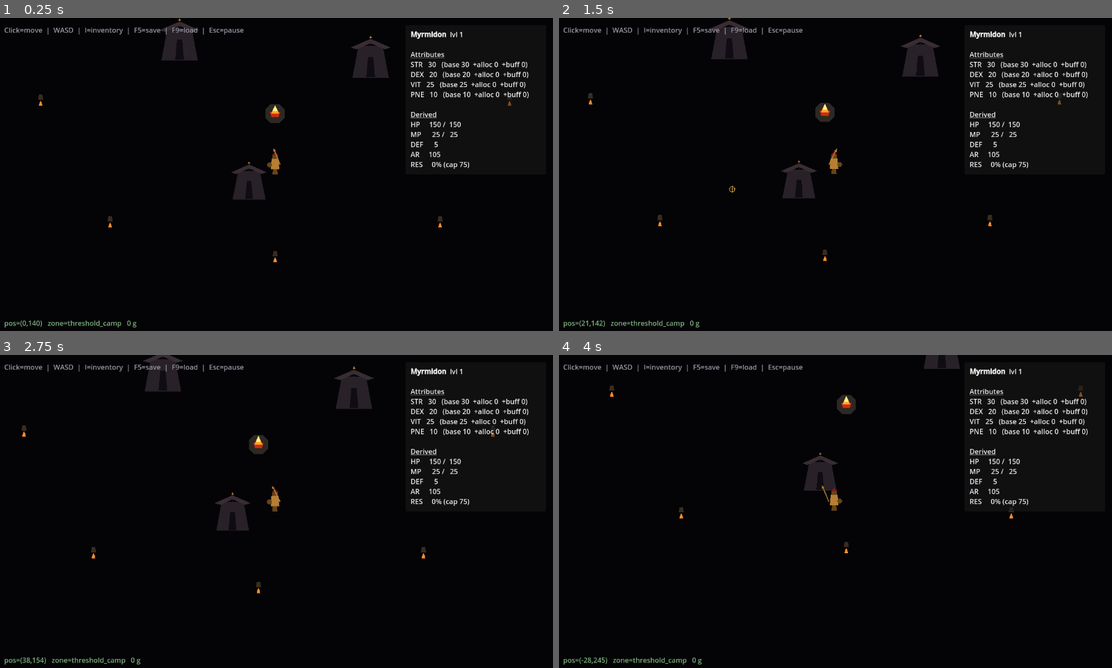
Above: before the commit, frames 1-4 (two rows, left to right).
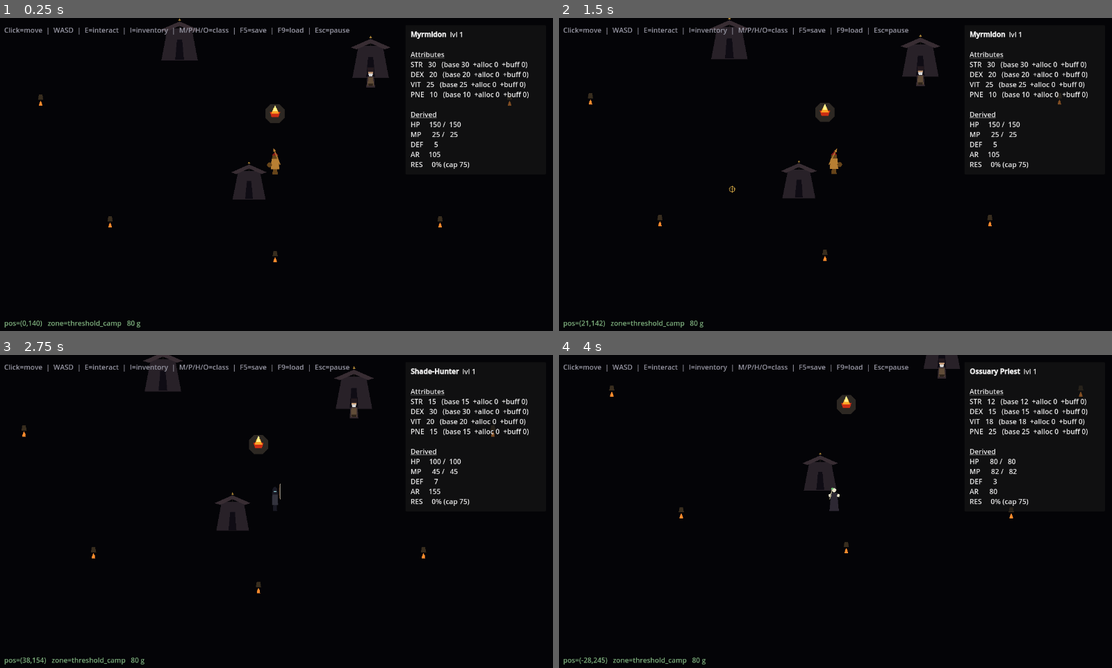
Above: after the commit, the same moments.

Repository: GhrammR/Erebus-Forsaken
Game: Godot game, scene res://test/town_workbench.tscn
The game is run twice, just before and just after one commit, with the same random seed, the same clock (stepped at 60 frames per second) and the same inputs. This scene is started directly instead of the project's main scene.
Inputs (mouse positions are in pixels of both pictures, inside the frame that each line leads up to):
- Up to frame 1 (0.25 s): no input
- Up to frame 2 (1.5 s): tap Enter at 0.5 s; move the mouse to (957, 158) at 0.52 s; hold D (move_right) 0.53-1.25 s; tap E at 0.6 s; click (957, 158) at 0.67 s; tap Space at 0.77 s; tap M at 0.8 s; drag from (724, 190) to (835, 165) at 1.27 s
- Up to frame 3 (2.75 s): move the mouse to (331, 442) at 2.02 s; hold D (move_right) from 2.03 s (still down); tap P at 2.1 s; click (331, 442) at 2.17 s; tap H at 2.3 s
- Up to frame 4 (4 s): release D (move_right) at 2.75 s; drag from (807, 574) to (835, 502) at 2.77 s; move the mouse to (1001, 558) at 3.52 s; hold A (move_left) from 3.53 s (still down); tap O at 3.6 s; click (1001, 558) at 3.67 s; tap Space at 3.77 s; tap E at 3.8 s

The runs differ from the first frame. In frame 1, 0.5% of the frame differs, in the area x 15-68%, y 3-99%; in frame 2, 0.5%; in frame 3, 0.9%; in frame 4, 1.0%, in the area x 15-87%, y 2-99%.

Commit message:
feat(stage 6 phase 3): Kallias the Salvager + vendor loop
- Npc base class (StaticBody2D) with InteractArea for proximity,
  InteractPrompt label on a top-level z-layer so it isn't occluded
  by y-sorted props, and try_interact() routed by the workbench.
- Kallias extends Npc; carries a MerchantStock resource; opens the
  vendor panel via vendor_open_requested signal.
- MerchantStock resource: per-entry price override (falls back to
  ItemData.base_price), sell_back_ratio, lookup helpers.
- ItemData.base_price field; all 14 existing items priced (weapons
  18, common armor 14, heavy armor 22, amulet 30).
- VendorPanel UI: two columns (Wares / Backpack), gold readout,
  status feedback. Esc-closes per the modal contract; E also
  closes. Disables rows when unaffordable or full.
- PlayerInput.interact_pressed on KEY_E.
- Town workbench: spawns Kallias at the VendorSpot marker, seeds
  80g, wires the full interact + vendor + class-cycle (M/P/H/O)
  pipeline. Prompt label uses z_index=100 / z_as_relative=false to
  escape y-sort and render above tents.
- failure-modes #18 documents the "new class_name not visible to
  headless runs without an editor bootstrap" Godot quirk; recovery
  is godot --editor --quit after adding a class_name script.
- act1-status: Phase 1-3 marked done; deferred end-of-stage polish
  TODO recorded (click-to-interact on NPCs).
- Stale Screenshot.import file removed; .gitignore already covers
  the .png itself.

Stage 4 + Stage 5 verifiers: ALL PASS.

Diff:
--- /dev/null
+++ b/art/procedural/npcs/kallias_sprite.tscn
@@ -0,0 +1,38 @@
+[gd_scene format=3]
+
+[node name="KalliasSprite" type="Node2D"]
+
+[node name="Shadow" type="Polygon2D" parent="."]
+z_index = -1
+polygon = PackedVector2Array(-9, 0, 9, 0, 7, 4, -7, 4)
+color = Color(0, 0, 0, 0.5)
+
+[node name="Cloak" type="Polygon2D" parent="."]
+position = Vector2(0, -22)
+polygon = PackedVector2Array(-10, 22, -8, -4, 8, -4, 10, 22)
+color = Color(0.20, 0.16, 0.18, 1)
+
+[node name="Tunic" type="Polygon2D" parent="."]
+position = Vector2(0, -22)
+polygon = PackedVector2Array(-7, 18, -6, -2, 6, -2, 7, 18)
+color = Color(0.38, 0.30, 0.22, 1)
+
+[node name="BeltPouch" type="Polygon2D" parent="."]
+position = Vector2(0, -8)
+polygon = PackedVector2Array(-6, -1, 6, -1, 5, 4, -5, 4)
+color = Color(0.18, 0.14, 0.10, 1)
+
+[node name="Head" type="Polygon2D" parent="."]
+position = Vector2(0, -36)
+polygon = PackedVector2Array(-5, -6, 5, -6, 6, 0, 5, 6, -5, 6, -6, 0)
+color = Color(0.78, 0.62, 0.48, 1)
+
+[node name="Beard" type="Polygon2D" parent="."]
+position = Vector2(0, -32)
+polygon = PackedVector2Array(-5, 0, 5, 0, 4, 6, -4, 6)
+color = Color(0.85, 0.85, 0.85, 1)
+
+[node name="Hood" type="Polygon2D" parent="."]
+position = Vector2(0, -38)
+polygon = PackedVector2Array(-7, -8, 7, -8, 7, 2, -7, 2)
+color = Color(0.14, 0.10, 0.12, 1)
--- a/data/items/armor/bone_chasuble.tres
+++ b/data/items/armor/bone_chasuble.tres
@@ -14,3 +14,4 @@
 affixes = { &"pneuma": 3 }
 glyph_color = Color(0.85, 0.85, 0.75, 1)
 glyph_shape = 0
+base_price = 22
--- a/data/items/armor/bronze_plate.tres
+++ b/data/items/armor/bronze_plate.tres
@@ -13,3 +13,4 @@
 affixes = { &"strength": 3 }
 glyph_color = Color(0.72, 0.5, 0.2, 1)
 glyph_shape = 0
+base_price = 22
--- a/data/items/armor/iron_ring.tres
+++ b/data/items/armor/iron_ring.tres
@@ -12,3 +12,4 @@
 affixes = { &"vitality": 2 }
 glyph_color = Color(0.7, 0.7, 0.75, 1)
 glyph_shape = 3
+base_price = 14
--- a/data/items/armor/linen_wrap.tres
+++ b/data/items/armor/linen_wrap.tres
@@ -12,3 +12,4 @@
 base_armor_defense = 5
 glyph_color = Color(0.85, 0.78, 0.55, 1)
 glyph_shape = 0
+base_price = 14
--- a/data/items/armor/round_buckler.tres
+++ b/data/items/armor/round_buckler.tres
@@ -13,3 +13,4 @@
 base_resist = 5
 glyph_color = Color(0.72, 0.5, 0.2, 1)
 glyph_shape = 3
+base_price = 14
--- a/data/items/armor/shadowweave_tunic.tres
+++ b/data/items/armor/shadowweave_tunic.tres
@@ -13,3 +13,4 @@
 affixes = { &"dexterity": 3 }
 glyph_color = Color(0.35, 0.5, 0.55, 1)
 glyph_shape = 0
+base_price = 14
--- a/data/items/armor/silken_robe.tres
+++ b/data/items/armor/silken_robe.tres
@@ -14,3 +14,4 @@
 affixes = { &"pneuma": 4 }
 glyph_color = Color(0.65, 0.45, 0.85, 1)
 glyph_shape = 0
+base_price = 14
--- a/data/items/armor/silver_amulet.tres
+++ b/data/items/armor/silver_amulet.tres
@@ -13,3 +13,4 @@
 affixes = { &"strength": 1, &"dexterity": 1, &"vitality": 1, &"pneuma": 1 }
 glyph_color = Color(0.85, 0.85, 0.92, 1)
 glyph_shape = 2
+base_price = 30
--- a/data/items/armor/simple_greaves.tres
+++ b/data/items/armor/simple_greaves.tres
@@ -12,3 +12,4 @@
 base_armor_defense = 5
 glyph_color = Color(0.55, 0.5, 0.4, 1)
 glyph_shape = 0
+base_price = 22
--- a/data/items/armor/worn_helm.tres
+++ b/data/items/armor/worn_helm.tres
@@ -12,3 +12,4 @@
 base_armor_defense = 4
 glyph_color = Color(0.6, 0.55, 0.4, 1)
 glyph_shape = 0
+base_price = 14
--- a/data/items/weapons/myrmidon_spear_starter.tres
+++ b/data/items/weapons/myrmidon_spear_starter.tres
@@ -15,3 +15,4 @@
 affixes = { &"strength": 2 }
 glyph_color = Color(0.72, 0.5, 0.2, 1)
 glyph_shape = 1
+base_price = 18
--- a/data/items/weapons/ossuary_wand_starter.tres
+++ b/data/items/weapons/ossuary_wand_starter.tres
@@ -13,3 +13,4 @@
 affixes = { &"pneuma": 3 }
 glyph_color = Color(0.85, 0.85, 0.75, 1)
 glyph_shape = 1
+base_price = 18
--- a/data/items/weapons/pythia_staff_starter.tres
+++ b/data/items/weapons/pythia_staff_starter.tres
@@ -13,3 +13,4 @@
 affixes = { &"pneuma": 5 }
 glyph_color = Color(0.65, 0.45, 0.85, 1)
 glyph_shape = 1
+base_price = 18
--- a/data/items/weapons/shade_bow_starter.tres
+++ b/data/items/weapons/shade_bow_starter.tres
@@ -13,3 +13,4 @@
 affixes = { &"dexterity": 3 }
 glyph_color = Color(0.4, 0.7, 0.7, 1)
 glyph_shape = 1
+base_price = 18
--- /dev/null
+++ b/data/npc/kallias_stock.tres
@@ -0,0 +1,19 @@
+[gd_resource type="Resource" script_class="MerchantStock" load_steps=2 format=3]
+
+[ext_resource type="Script" path="res://scripts/systems/merchant_stock.gd" id="1_ms"]
+
+[resource]
+script = ExtResource("1_ms")
+entries = [
+{ "item_id": &"linen_wrap", "price": 0 },
+{ "item_id": &"iron_ring", "price": 0 },
+{ "item_id": &"round_buckler", "price": 0 },
+{ "item_id": &"worn_helm", "price": 0 },
+{ "item_id": &"silken_robe", "price": 0 },
+{ "item_id": &"simple_greaves", "price": 0 },
+{ "item_id": &"myrmidon_spear_starter", "price": 0 },
+{ "item_id": &"pythia_staff_starter", "price": 0 },
+{ "item_id": &"shade_bow_starter", "price": 0 },
+{ "item_id": &"ossuary_wand_starter", "price": 0 },
+]
+sell_back_ratio = 0.5
--- /dev/null
+++ b/scenes/npc/kallias.tscn
@@ -0,0 +1,53 @@
+[gd_scene load_steps=6 format=3]
+
+[ext_resource type="Script" path="res://scripts/npc/kallias.gd" id="1_k"]
+[ext_resource type="PackedScene" path="res://art/procedural/npcs/kallias_sprite.tscn" id="2_ks"]
+[ext_resource type="Resource" path="res://data/npc/kallias_stock.tres" id="3_st"]
+
+[sub_resource type="CapsuleShape2D" id="cap_feet"]
+radius = 5.0
+height = 8.0
+
+[sub_resource type="CircleShape2D" id="interact_circle"]
+radius = 60.0
+
+[node name="Kallias" type="StaticBody2D"]
+y_sort_enabled = true
+input_pickable = false
+collision_layer = 1
+collision_mask = 0
+script = ExtResource("1_k")
+display_name = "Kallias the Salvager"
+stock = ExtResource("3_st")
+
+[node name="SpriteAnchor" type="Node2D" parent="."]
+
+[node name="KalliasSprite" parent="SpriteAnchor" instance=ExtResource("2_ks")]
+
+[node name="CollisionShape2D" type="CollisionShape2D" parent="."]
+position = Vector2(0, -4)
+rotation = 1.5707964
+shape = SubResource("cap_feet")
+
+[node name="InteractArea" type="Area2D" parent="."]
+input_pickable = false
+collision_layer = 0
+collision_mask = 2
+
+[node name="CollisionShape2D" type="CollisionShape2D" parent="InteractArea"]
+position = Vector2(0, -22)
+shape = SubResource("interact_circle")
+
+[node name="InteractPrompt" type="Label" parent="."]
+z_index = 100
+z_as_relative = false
+mouse_filter = 2
+offset_left = -80.0
+offset_top = -96.0
+offset_right = 80.0
+offset_bottom = -74.0
+theme_override_colors/font_color = Color(0.95, 0.86, 0.58, 1)
+theme_override_colors/font_outline_color = Color(0, 0, 0, 1)
+theme_override_constants/outline_size = 4
+horizontal_alignment = 1
+text = "[E] talk"
--- /dev/null
+++ b/scenes/npc/npc_base.tscn
@@ -0,0 +1,47 @@
+[gd_scene load_steps=4 format=3]
+
+[ext_resource type="Script" path="res://scripts/npc/npc.gd" id="1_npc"]
+
+[sub_resource type="CapsuleShape2D" id="cap_feet"]
+radius = 5.0
+height = 8.0
+
+[sub_resource type="CircleShape2D" id="interact_circle"]
+radius = 60.0
+
+[node name="Npc" type="StaticBody2D"]
+y_sort_enabled = true
+input_pickable = false
+collision_layer = 1
+collision_mask = 0
+script = ExtResource("1_npc")
+
+[node name="SpriteAnchor" type="Node2D" parent="."]
+
+[node name="CollisionShape2D" type="CollisionShape2D" parent="."]
+position = Vector2(0, -4)
+rotation = 1.5707964
+shape = SubResource("cap_feet")
+
+[node name="InteractArea" type="Area2D" parent="."]
+input_pickable = false
+collision_layer = 0
+collision_mask = 2
+
+[node name="CollisionShape2D" type="CollisionShape2D" parent="InteractArea"]
+position = Vector2(0, -10)
+shape = SubResource("interact_circle")
+
+[node name="InteractPrompt" type="Label" parent="."]
+z_index = 100
+z_as_relative = false
+mouse_filter = 2
+offset_left = -64.0
+offset_top = -86.0
+offset_right = 64.0
+offset_bottom = -64.0
+theme_override_colors/font_color = Color(0.95, 0.86, 0.58, 1)
+theme_override_colors/font_outline_color = Color(0, 0, 0, 1)
+theme_override_constants/outline_size = 4
+horizontal_alignment = 1
+text = "[E] talk"
--- /dev/null
+++ b/scenes/ui/vendor_panel.gd
@@ -0,0 +1,144 @@
+extends CanvasLayer
+## Vendor UI. Two columns: vendor wares (left, buy) and player
+## backpack (right, sell). Top bar shows player gold + vendor name.
+## Esc closes per the testing.md modal contract.
+
+@onready var _panel: PanelContainer = $Panel
+@onready var _title: Label = $Panel/Margin/VBox/Header/Title
+@onready var _gold_label: Label = $Panel/Margin/VBox/Header/Gold
+@onready var _wares_box: VBoxContainer = $Panel/Margin/VBox/Cols/WaresCol/WaresList
+@onready var _backpack_box: VBoxContainer = $Panel/Margin/VBox/Cols/BackCol/BackList
+@onready var _status: Label = $Panel/Margin/VBox/Footer/Status
+
+var _stock: MerchantStock = null
+var _inventory: Inventory = null
+var _wallet: Wallet = null
+
+func _ready() -> void:
+	hide()
+	process_mode = Node.PROCESS_MODE_ALWAYS
+	_set_input_active(false)
+
+func open_for(npc_name: String, stock: MerchantStock, inv: Inventory, w: Wallet) -> void:
+	_stock = stock
+	_inventory = inv
+	_wallet = w
+	_title.text = npc_name
+	if _wallet != null and not _wallet.gold_changed.is_connected(_on_gold_changed):
+		_wallet.gold_changed.connect(_on_gold_changed)
+	if _inventory != null and not _inventory.inventory_changed.is_connected(_refresh):
+		_inventory.inventory_changed.connect(_refresh)
+	visible = true
+	_set_input_active(true)
+	_status.text = ""
+	_refresh()
+
+func close() -> void:
+	visible = false
+	_set_input_active(false)
+
+func toggle() -> void:
+	if visible:
+		close()
+
+func _input(event: InputEvent) -> void:
+	if not visible:
+		return
+	var ke := event as InputEventKey
+	if ke == null or not ke.pressed or ke.echo:
+		return
+	if ke.keycode == KEY_ESCAPE or ke.keycode == KEY_E:
+		close()
+		get_viewport().set_input_as_handled()
+
+func _set_input_active(active: bool) -> void:
+	var target := Control.MOUSE_FILTER_STOP if active else Control.MOUSE_FILTER_IGNORE
+	_apply_filter_recursive(self, target)
+
+func _apply_filter_recursive(n: Node, target: int) -> void:
+	if n is Control:
+		(n as Control).mouse_filter = target
+	for child in n.get_children():
+		_apply_filter_recursive(child, target)
+
+func _on_gold_changed(_amt: int) -> void:
+	_refresh_gold()
+
+func _refresh_gold() -> void:
+	_gold_label.text = "%d g" % (_wallet.gold if _wallet != null else 0)
+
+func _refresh() -> void:
+	_refresh_gold()
+	_render_wares()
+	_render_backpack()
+
+func _render_wares() -> void:
+	for c in _wares_box.get_children():
+		c.queue_free()
+	if _stock == null:
+		return
+	for id in _stock.item_ids():
+		var item: ItemData = Database.get_item(id) as ItemData
+		if item == null:
+			continue
+		var price := _stock.buy_price(id)
+		var row := Button.new()
+		row.flat = true
+		row.alignment = HORIZONTAL_ALIGNMENT_LEFT
+		row.custom_minimum_size = Vector2(320, 0)
+		row.text = "%-22s  %d g" % [item.display_name, price]
+		var affordable := _wallet != null and _wallet.gold >= price
+		var has_room := _inventory != null and not _inventory.is_full()
+		row.disabled = not (affordable and has_room and price > 0)
+		row.pressed.connect(_on_buy.bind(id, price))
+		_wares_box.add_child(row)
+
+func _render_backpack() -> void:
+	for c in _backpack_box.get_children():
+		c.queue_free()
+	if _inventory == null:
+		return
+	for i in _inventory.backpack.size():
+		var id: StringName = _inventory.backpack[i]
+		var item: ItemData = Database.get_item(id) as ItemData
+		var row := Button.new()
+		row.flat = true
+		row.alignment = HORIZONTAL_ALIGNMENT_LEFT
+		row.custom_minimum_size = Vector2(300, 0)
+		if item == null:
+			row.text = "[%d] ?" % (i + 1)
+			row.disabled = true
+		else:
+			var price := _stock.sell_price(id) if _stock != null else 0
+			row.text = "[%d] %-20s  +%d g" % [i + 1, item.display_name, price]
+			row.disabled = price <= 0
+			if price > 0:
+				row.pressed.connect(_on_sell.bind(id, price))
+		_backpack_box.add_child(row)
+
+func _on_buy(id: StringName, price: int) -> void:
+	if _wallet == null or _inventory == null:
+		return
+	if _inventory.is_full():
+		_set_status("Backpack is full.", false)
+		return
+	if not _wallet.spend_gold(price):
+		_set_status("Not enough gold.", false)
+		return
+	_inventory.add_item(id)
+	var item: ItemData = Database.get_item(id) as ItemData
+	_set_status("Bought %s for %d g." % [item.display_name if item != null else String(id), price], true)
+
+func _on_sell(id: StringName, price: int) -> void:
+	if _wallet == null or _inventory == null:
+		return
+	if not _inventory.remove_item(id):
+		_set_status("Could not remove item.", false)
+		return
+	_wallet.add_gold(price)
+	var item: ItemData = Database.get_item(id) as ItemData
+	_set_status("Sold %s for %d g." % [item.display_name if item != null else String(id), price], true)
+
+func _set_status(msg: String, ok: bool) -> void:
+	_status.text = msg
+	_status.modulate = Color(0.85, 0.95, 0.65, 1) if ok else Color(0.95, 0.55, 0.45, 1)
--- /dev/null
+++ b/scenes/ui/vendor_panel.tscn
@@ -0,0 +1,93 @@
+[gd_scene load_steps=2 format=3]
+
+[ext_resource type="Script" path="res://scenes/ui/vendor_panel.gd" id="1_vp"]
+
+[node name="VendorPanel" type="CanvasLayer"]
+layer = 45
+script = ExtResource("1_vp")
+
+[node name="Dimmer" type="ColorRect" parent="."]
+mouse_filter = 2
+anchors_preset = 15
+anchor_right = 1.0
+anchor_bottom = 1.0
+color = Color(0, 0, 0, 0.45)
+
+[node name="Panel" type="PanelContainer" parent="."]
+anchors_preset = 8
+anchor_left = 0.5
+anchor_top = 0.5
+anchor_right = 0.5
+anchor_bottom = 0.5
+offset_left = -400.0
+offset_top = -260.0
+offset_right = 400.0
+offset_bottom = 260.0
+grow_horizontal = 2
+grow_vertical = 2
+
+[node name="Margin" type="MarginContainer" parent="Panel"]
+layout_mode = 2
+theme_override_constants/margin_left = 16
+theme_override_constants/margin_top = 12
+theme_override_constants/margin_right = 16
+theme_override_constants/margin_bottom = 12
+
+[node name="VBox" type="VBoxContainer" parent="Panel/Margin"]
+layout_mode = 2
+
+[node name="Header" type="HBoxContainer" parent="Panel/Margin/VBox"]
+layout_mode = 2
+
+[node name="Title" type="Label" parent="Panel/Margin/VBox/Header"]
+mouse_filter = 2
+layout_mode = 2
+size_flags_horizontal = 3
+theme_override_colors/font_color = Color(0.79, 0.7, 0.48, 1)
+text = "Vendor"
+
+[node name="Gold" type="Label" parent="Panel/Margin/VBox/Header"]
+mouse_filter = 2
+layout_mode = 2
+theme_override_colors/font_color = Color(1.0, 0.85, 0.25, 1)
+text = "0 g"
+
+[node name="HelpHint" type="Label" parent="Panel/Margin/VBox"]
+mouse_filter = 2
+layout_mode = 2
+theme_override_colors/font_color = Color(0.55, 0.55, 0.6, 1)
+text = "Click a ware to buy. Click a backpack row to sell. [Esc] or [E] closes."
+
+[node name="Cols" type="HBoxContainer" parent="Panel/Margin/VBox"]
+layout_mode = 2
+theme_override_constants/separation = 24
+
+[node name="WaresCol" type="VBoxContainer" parent="Panel/Margin/VBox/Cols"]
+layout_mode = 2
+
+[node name="Title" type="Label" parent="Panel/Margin/VBox/Cols/WaresCol"]
+mouse_filter = 2
+theme_override_colors/font_color = Color(0.6, 0.6, 0.65, 1)
+text = "WARES"
+
+[node name="WaresList" type="VBoxContainer" parent="Panel/Margin/VBox/Cols/WaresCol"]
+
+[node name="BackCol" type="VBoxContainer" parent="Panel/Margin/VBox/Cols"]
+layout_mode = 2
+
+[node name="Title" type="Label" parent="Panel/Margin/VBox/Cols/BackCol"]
+mouse_filter = 2
+theme_override_colors/font_color = Color(0.6, 0.6, 0.65, 1)
+text = "BACKPACK (sell)"
+
+[node name="BackList" type="VBoxContainer" parent="Panel/Margin/VBox/Cols/BackCol"]
+
+[node name="Footer" type="HBoxContainer" parent="Panel/Margin/VBox"]
+layout_mode = 2
+
+[node name="Status" type="Label" parent="Panel/Margin/VBox/Footer"]
+mouse_filter = 2
+layout_mode = 2
+size_flags_horizontal = 3
+theme_override_colors/font_color = Color(0.85, 0.85, 0.7, 1)
+text = ""
--- a/scenes/zones/threshold_camp.tscn
+++ b/scenes/zones/threshold_camp.tscn
@@ -1,8 +1,9 @@
-[gd_scene load_steps=8 format=3]
+[gd_scene load_steps=9 format=3]
 
 [ext_resource type="Script" path="res://scripts/zones/threshold_camp.gd" id="1_camp"]
 [ext_resource type="PackedScene" path="res://art/procedural/zones/fire_pit.tscn" id="2_pit"]
 [ext_resource type="PackedScene" path="res://art/procedural/zones/tent.tscn" id="3_tent"]
+[ext_resource type="PackedScene" path="res://scenes/npc/kallias.tscn" id="4_kal"]
 
 [sub_resource type="RectangleShape2D" id="rect_n"]
 size = Vector2(1400, 40)
@@ -165,5 +166,8 @@
 [node name="VendorSpot" type="Marker2D" parent="."]
 position = Vector2(220, -60)
 
+[node name="Kallias" parent="." instance=ExtResource("4_kal")]
+position = Vector2(220, -60)
+
 [node name="QuestSpot" type="Marker2D" parent="."]
 position = Vector2(-220, -100)
--- /dev/null
+++ b/scripts/npc/kallias.gd
@@ -0,0 +1,15 @@
+class_name Kallias extends Npc
+## Kallias the Salvager — older man who pulls usable gear from
+## bodies the dark sends back. Vendor NPC; opens VendorPanel on E.
+
+@export var stock: MerchantStock
+
+signal vendor_open_requested(npc: Kallias)
+
+func _ready() -> void:
+	display_name = "Kallias the Salvager"
+	super._ready()
+
+func interact() -> void:
+	vendor_open_requested.emit(self)
+	interacted.emit(self)
--- /dev/null
+++ b/scripts/npc/npc.gd
@@ -0,0 +1,44 @@
+class_name Npc extends StaticBody2D
+## Base for in-town interactable characters. Player enters the
+## InteractionArea -> "Press E" prompt appears -> KEY_E fires the
+## subclass's open_panel(). Multiple NPCs in one zone is fine — the
+## Player tracks the *nearest* in-range NPC and only sends E to it.
+
+signal interacted(npc: Npc)
+
+@export var display_name: String = "NPC"
+
+@onready var _prompt: Label = $InteractPrompt
+@onready var _area: Area2D = $InteractArea
+
+var _player_in_range: bool = false
+
+func _ready() -> void:
+	input_pickable = false
+	_prompt.visible = false
+	_prompt.text = "[E] %s" % display_name
+	_area.body_entered.connect(_on_body_entered)
+	_area.body_exited.connect(_on_body_exited)
+
+func _on_body_entered(body: Node) -> void:
+	if body is Player:
+		_player_in_range = true
+		_prompt.visible = true
+
+func _on_body_exited(body: Node) -> void:
+	if body is Player:
+		_player_in_range = false
+		_prompt.visible = false
+
+func is_in_range() -> bool:
+	return _player_in_range
+
+## Subclasses override to open their dialog/vendor/quest panel.
+func interact() -> void:
+	interacted.emit(self)
+
+## Player workbench calls this when KEY_E is pressed and this NPC is
+## in range (and is the chosen one if multiple are in range).
+func try_interact() -> void:
+	if _player_in_range:
+		interact()
--- a/scripts/player/player_input.gd
+++ b/scripts/player/player_input.gd
@@ -18,6 +18,7 @@
 signal inventory_toggle_pressed  ## Stage 4: I toggles inventory
 signal save_pressed              ## Stage 4: F5
 signal load_pressed              ## Stage 4: F9
+signal interact_pressed          ## Stage 6: E to talk to nearest in-range NPC
 
 const ARRIVE_THRESHOLD: float = 4.0
 ## Stuck detection: if click-to-move is active but the body hasn't moved
@@ -61,6 +62,8 @@
 			save_pressed.emit()
 		elif ke.keycode == KEY_F9:
 			load_pressed.emit()
+		elif ke.keycode == KEY_E:
+			interact_pressed.emit()
 		elif ke.keycode in [KEY_W, KEY_A, KEY_S, KEY_D]:
 			# WASD overrides click target the moment a key is pressed.
 			if _has_click_target:
--- a/scripts/systems/item_data.gd
+++ b/scripts/systems/item_data.gd
@@ -23,3 +23,9 @@
 @export_group("Display (Stage 4 procedural)")
 @export var glyph_color: Color = Color(0.85, 0.78, 0.55)
 @export var glyph_shape: ItemGlyph.Shape = ItemGlyph.Shape.SQUARE
+
+@export_group("Economy (Stage 6)")
+## Base shop price in gold. Vendors buy at half this value, sell at
+## this value (a flat 2x spread for now; market dynamics come later).
+## A value of 0 means non-sellable and not stocked by vendors.
+@export var base_price: int = 0
--- /dev/null
+++ b/scripts/systems/merchant_stock.gd
@@ -0,0 +1,38 @@
+class_name MerchantStock extends Resource
+## A vendor's offered wares. Each entry is the item id and a
+## price override (or 0 to use the ItemData.base_price).
+
+## Array of { "item_id": StringName, "price": int } dictionaries.
+@export var entries: Array[Dictionary] = []
+
+## Sell-back multiplier — what fraction of an item's base_price the
+## vendor pays to buy from the player. 0.5 = vendor pays half.
+@export var sell_back_ratio: float = 0.5
+
+func buy_price(item_id: StringName) -> int:
+	for e in entries:
+		if StringName(e.get("item_id", &"")) == item_id:
+			var override := int(e.get("price", 0))
+			if override > 0:
+				return override
+			var item: ItemData = Database.get_item(item_id) as ItemData
+			return item.base_price if item != null else 0
+	return 0
+
+func sell_price(item_id: StringName) -> int:
+	var item: ItemData = Database.get_item(item_id) as ItemData
+	if item == null or item.base_price <= 0:
+		return 0
+	return max(int(round(item.base_price * sell_back_ratio)), 1)
+
+func has(item_id: StringName) -> bool:
+	for e in entries:
+		if StringName(e.get("item_id", &"")) == item_id:
+			return true
+	return false
+
+func item_ids() -> Array[StringName]:
+	var out: Array[StringName] = []
+	for e in entries:
+		out.append(StringName(e.get("item_id", &"")))
+	return out
--- a/test/town_workbench.gd
+++ b/test/town_workbench.gd
@@ -8,12 +8,13 @@
 @onready var _pause: CanvasLayer = $PauseMenu
 @onready var _overlay: CanvasLayer = $DebugStatOverlay
 @onready var _inventory_panel: CanvasLayer = $InventoryPanel
+@onready var _vendor_panel: CanvasLayer = $VendorPanel
 @onready var _help: Label = $HUD/Help
 @onready var _info: Label = $HUD/DebugInfo
 @onready var _click_marker: Node2D = $ClickMarker
 
 func _ready() -> void:
-	_help.text = "Click=move  |  WASD  |  I=inventory  |  F5=save  |  F9=load  |  Esc=pause"
+	_help.text = "Click=move  |  WASD  |  E=interact  |  I=inventory  |  M/P/H/O=class  |  F5=save  |  F9=load  |  Esc=pause"
 
 	# Bind player to Myrmidon for first walk-through.
 	var cd: ClassData = Database.get_class_data(&"myrmidon") as ClassData
@@ -32,7 +33,21 @@
 	pi.load_pressed.connect(_on_load_pressed)
 	pi.click_target_set.connect(_on_click_target_set)
 	pi.click_target_cleared.connect(_on_click_target_cleared)
+	pi.interact_pressed.connect(_on_interact_pressed)
 	_click_marker.visible = false
+
+	# Seed gold so the vendor loop is immediately testable.
+	_player.get_wallet().add_gold(80)
+
+	# Wire any Kallias NPC in the camp to the VendorPanel.
+	for n in get_tree().get_nodes_in_group(&"vendors"):
+		if n is Kallias:
+			(n as Kallias).vendor_open_requested.connect(_on_vendor_open)
+	# The camp's Kallias isn't in a group yet — connect by name as a
+	# fallback.
+	var k := _camp.get_node_or_null(^"Kallias") as Kallias
+	if k != null and not k.vendor_open_requested.is_connected(_on_vendor_open):
+		k.vendor_open_requested.connect(_on_vendor_open)
 
 func _on_save_pressed() -> void:
 	SaveSystem.save_game()
@@ -49,6 +64,41 @@
 func _on_click_target_cleared() -> void:
 	_click_marker.visible = false
 
+func _on_interact_pressed() -> void:
+	# Forward E to the nearest in-range NPC. Range checks are owned
+	# by the NPC's InteractArea; we just iterate the camp's NPCs.
+	var npcs := _camp.find_children("*", "Npc", true, false)
+	for n in npcs:
+		var npc := n as Npc
+		if npc != null and npc.is_in_range():
+			npc.interact()
+			return
+
+func _on_vendor_open(npc: Kallias) -> void:
+	if npc == null or npc.stock == null:
+		return
+	_vendor_panel.open_for(npc.display_name, npc.stock, _player.get_inventory(), _player.get_wallet())
+
+func _unhandled_input(event: InputEvent) -> void:
+	var ke := event as InputEventKey
+	if ke == null or not ke.pressed or ke.echo:
+		return
+	match ke.keycode:
+		KEY_M: _switch_class(&"myrmidon")
+		KEY_P: _switch_class(&"pythia")
+		KEY_H: _switch_class(&"shade_hunter")
+		KEY_O: _switch_class(&"ossuary_priest")
+
+func _switch_class(id: StringName) -> void:
+	var cd: ClassData = Database.get_class_data(id) as ClassData
+	if cd == null:
+		return
+	_player.assign_class(cd)
+	_overlay.bind_stats(_player.current_stats)
+	# set_active_class on the inventory already fired; rebind the
+	# panel so the visible columns refresh for the new class.
+	_inventory_panel.bind_inventory(_player.get_inventory())
+
 func _process(_delta: float) -> void:
 	if _player == null:
 		return
--- a/test/town_workbench.tscn
+++ b/test/town_workbench.tscn
@@ -7,6 +7,7 @@
 [ext_resource type="PackedScene" path="res://scenes/ui/pause_menu.tscn" id="5_pause"]
 [ext_resource type="PackedScene" path="res://scenes/ui/debug_stat_overlay.tscn" id="6_overlay"]
 [ext_resource type="PackedScene" path="res://scenes/ui/inventory_panel.tscn" id="7_inv"]
+[ext_resource type="PackedScene" path="res://scenes/ui/vendor_panel.tscn" id="8_vend"]
 
 [node name="TownWorkbench" type="Node2D"]
 y_sort_enabled = true
@@ -31,6 +32,8 @@
 
 [node name="InventoryPanel" parent="." instance=ExtResource("7_inv")]
 
+[node name="VendorPanel" parent="." instance=ExtResource("8_vend")]
+
 [node name="PauseMenu" parent="." instance=ExtResource("5_pause")]
 
 [node name="HUD" type="CanvasLayer" parent="."]
Not shown, removed: Screenshot 2026-06-01 184958.png.import
Not shown, added: art/procedural/zones/fire_pit.gd.uid
Not shown, added: scenes/items/gold_pickup.gd.uid
Not shown, added: scenes/ui/vendor_panel.gd.uid
Not shown, added: scripts/npc/kallias.gd.uid
Not shown, added: scripts/npc/npc.gd.uid
Not shown, added: scripts/systems/merchant_stock.gd.uid
Not shown, added: scripts/systems/wallet.gd.uid
Not shown, added: scripts/zones/threshold_camp.gd.uid
Not shown, added: scripts/zones/zone.gd.uid
Not shown, added: test/town_workbench.gd.uid
Not shown: 1 places in test/town_workbench.tscn that only renumber resources
(and 2 more such lines)
